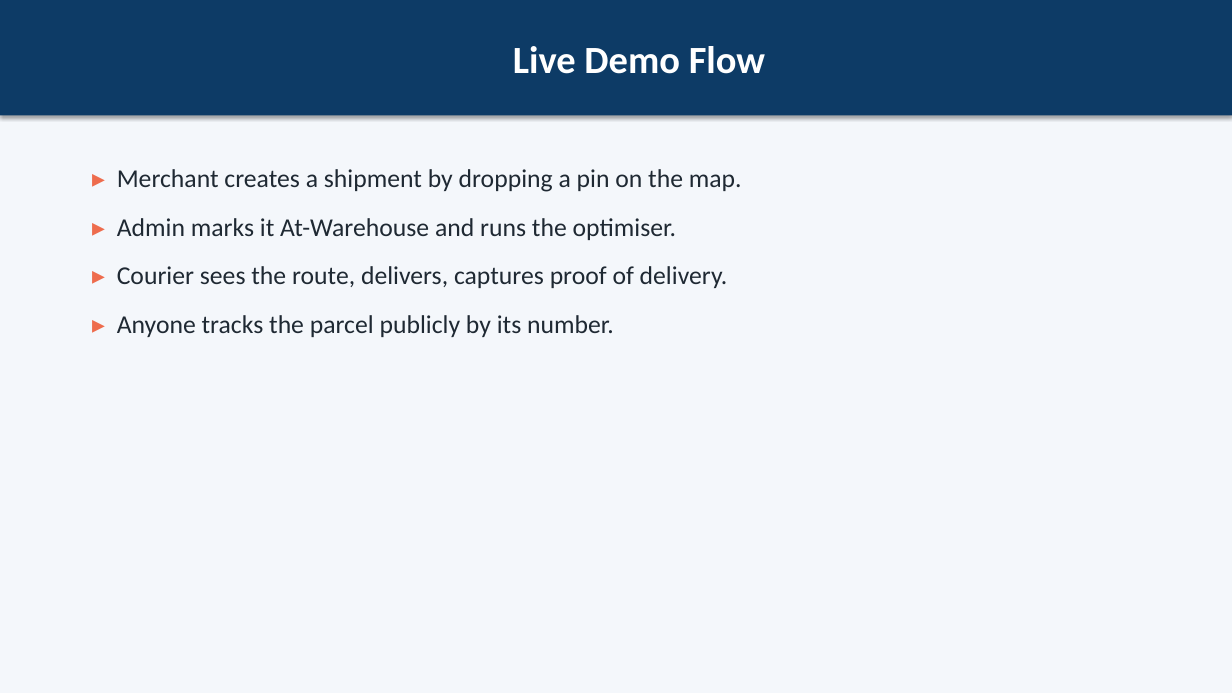
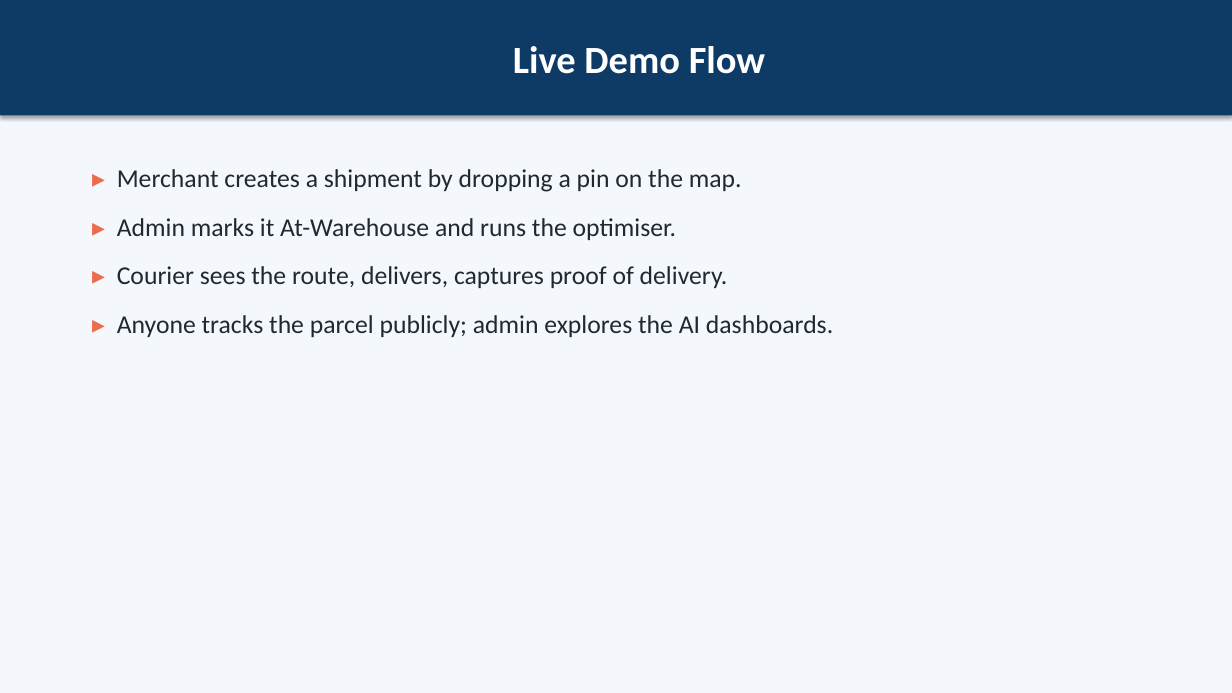
Before and after one commit to MahmoudHozayen1/CairoLogisticsAI, a slide deck: slide 22 of docs/presentation.pptx (slide 15 before the commit). Drawn at 1232x693 pixels with LibreOffice and Linux fonts; fonts in the diff are those of the drawing. Boxes give left, top, right and bottom in pixels: in the first picture for what was removed or moved away, otherwise in the second. Text is boxed around its words. In the diff, an @@ line names an element or a change of style, - is before the commit and + after.

```diff
--- a/docs/presentation.pptx
+++ b/docs/presentation.pptx
@@ text at (117, 315, 833, 337): text changed @@
-▸ Anyone tracks the parcel publicly by its number.
+▸ Anyone tracks the parcel publicly; admin explores the AI dashboards.
```
Also in this commit, not shown: 3 other slides changed, 7 slides added, 5 other files.
